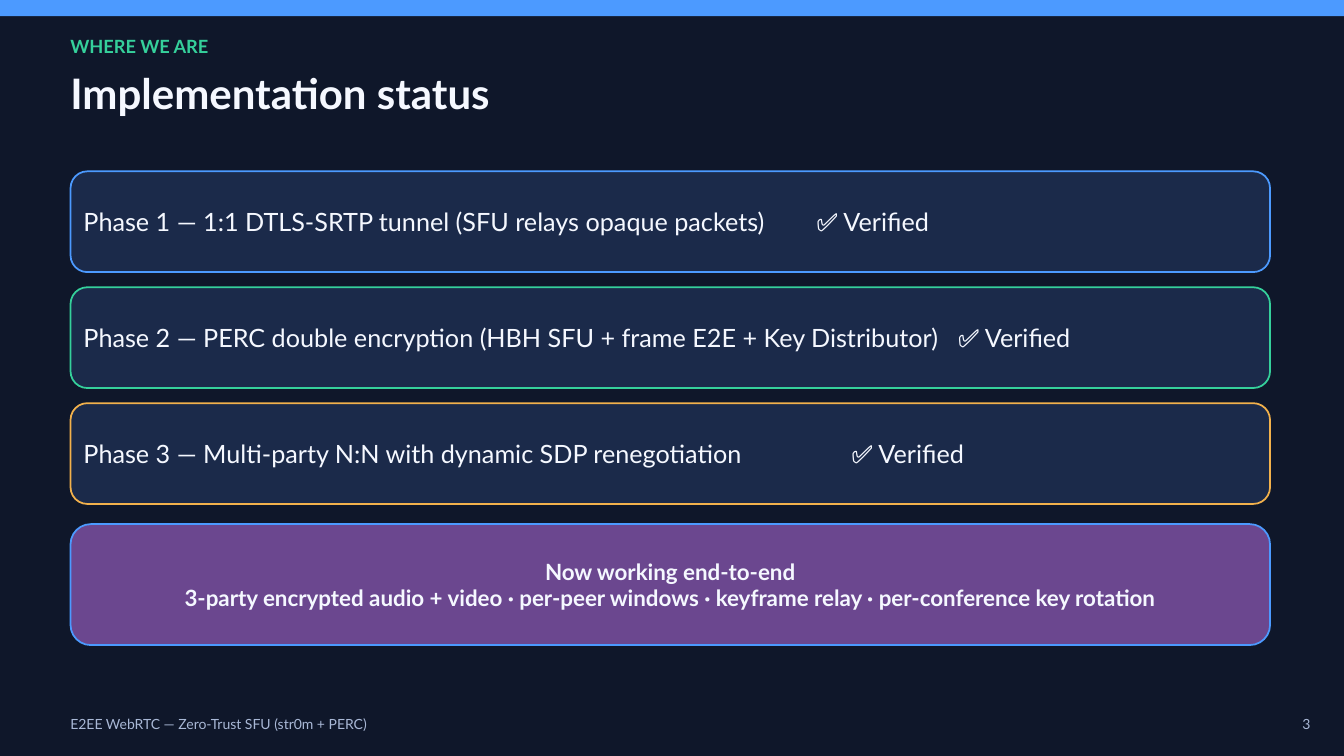
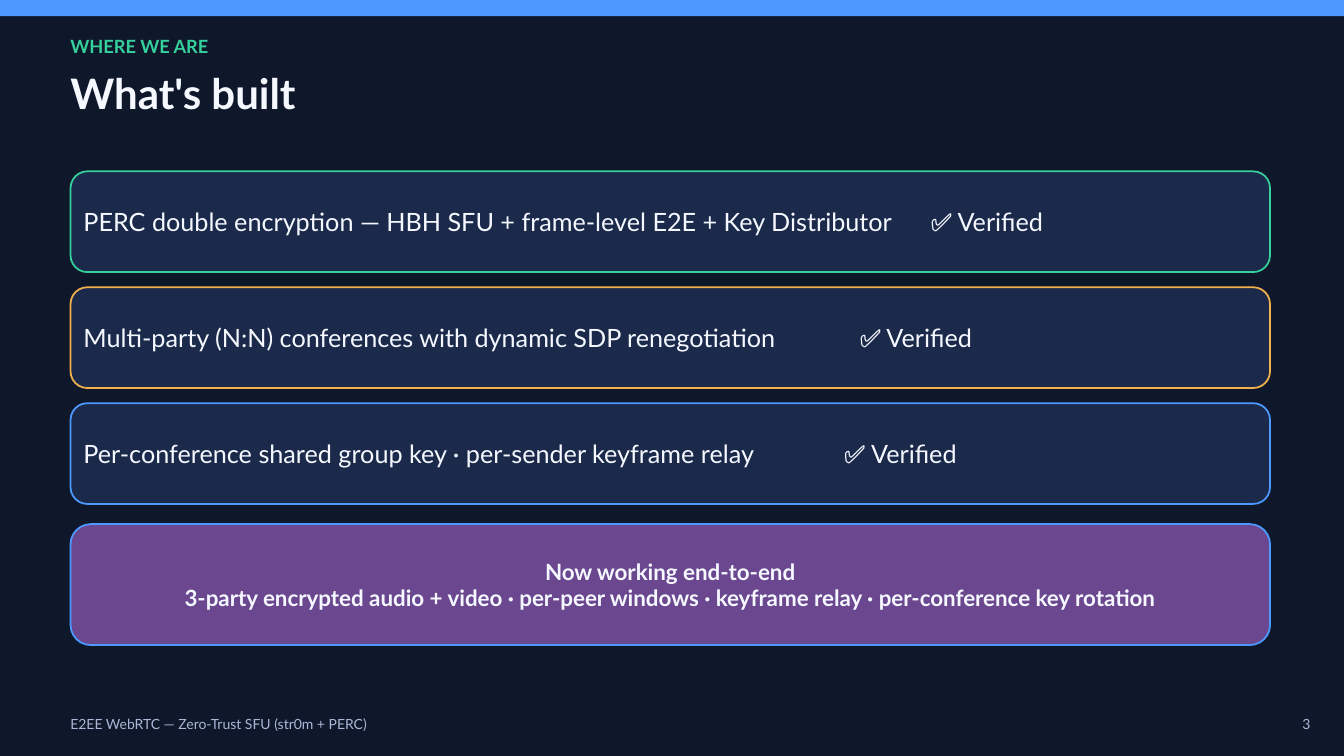
Before and after one commit to mosamorosev/str0m-e2ee, a slide deck: slide 4 of docs/E2EE-Architecture.pptx. Drawn at 1344x756 pixels with LibreOffice and Linux fonts; fonts in the diff are those of the drawing. Boxes give left, top, right and bottom in pixels: in the first picture for what was removed or moved away, otherwise in the second. Text is boxed around its words. In the diff, an @@ line names an element or a change of style, - is before the commit and + after.

```diff
--- a/docs/E2EE-Architecture.pptx
+++ b/docs/E2EE-Architecture.pptx
@@ text at box(70, 77, 295, 110): text changed @@
-Implementation status
+What's built
@@ rounded rectangle "PERC double encryption — HBH ..." at box(71, 171, 1270, 272): outline #4C9AFF 1.25 pt to #35D09B 1.25 pt @@
@@ text in rounded rectangle at box(83, 212, 1044, 236): text changed @@
-Phase 1 — 1:1 DTLS-SRTP tunnel (SFU relays opaque packets) ✅ Verified
+PERC double encryption — HBH SFU + frame-level E2E + Key Distributor ✅ Verified
@@ rounded rectangle "Multi-party (N:N) conferences with dynamic ..." at box(71, 287, 1270, 388): outline #35D09B 1.25 pt to #F2B14C 1.25 pt @@
@@ text in rounded rectangle at box(83, 327, 972, 352): text changed @@
-Phase 2 — PERC double encryption (HBH SFU + frame E2E + Key Distributor) ✅ Verified
+Multi-party (N:N) conferences with dynamic SDP renegotiation ✅ Verified
@@ rounded rectangle "Per-conference shared group key · ..." at box(71, 403, 1270, 504): outline #F2B14C 1.25 pt to #4C9AFF 1.25 pt @@
@@ text in rounded rectangle at box(83, 444, 957, 468): text changed @@
-Phase 3 — Multi-party N:N with dynamic SDP renegotiation ✅ Verified
+Per-conference shared group key · per-sender keyframe relay ✅ Verified
```
Also in this commit, not shown: 10 other slides changed, 1 slide removed, 7 other files.
